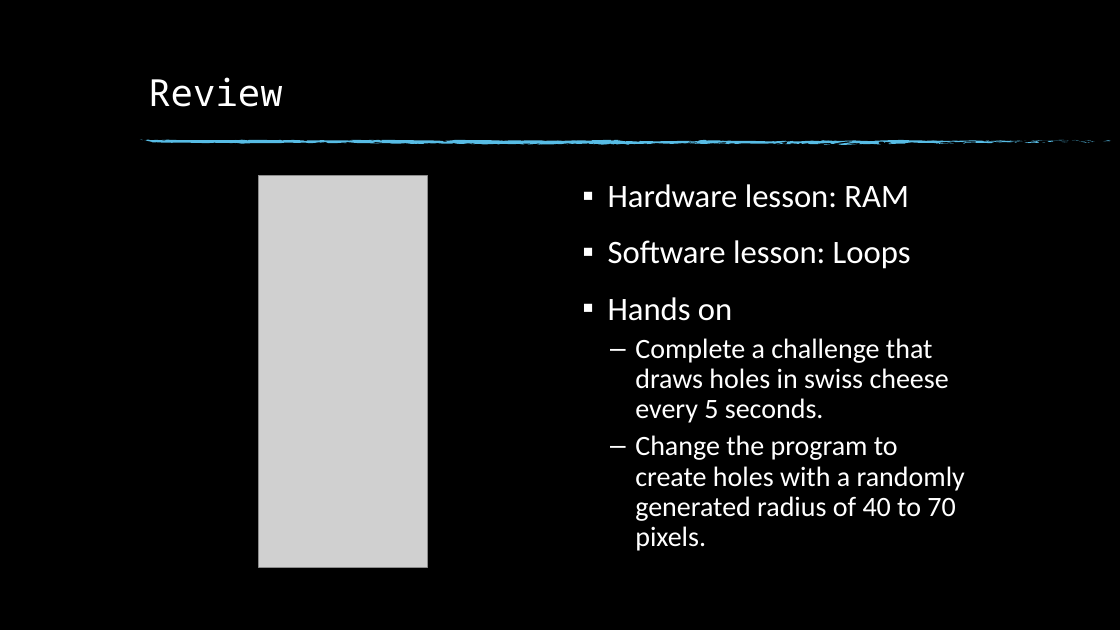
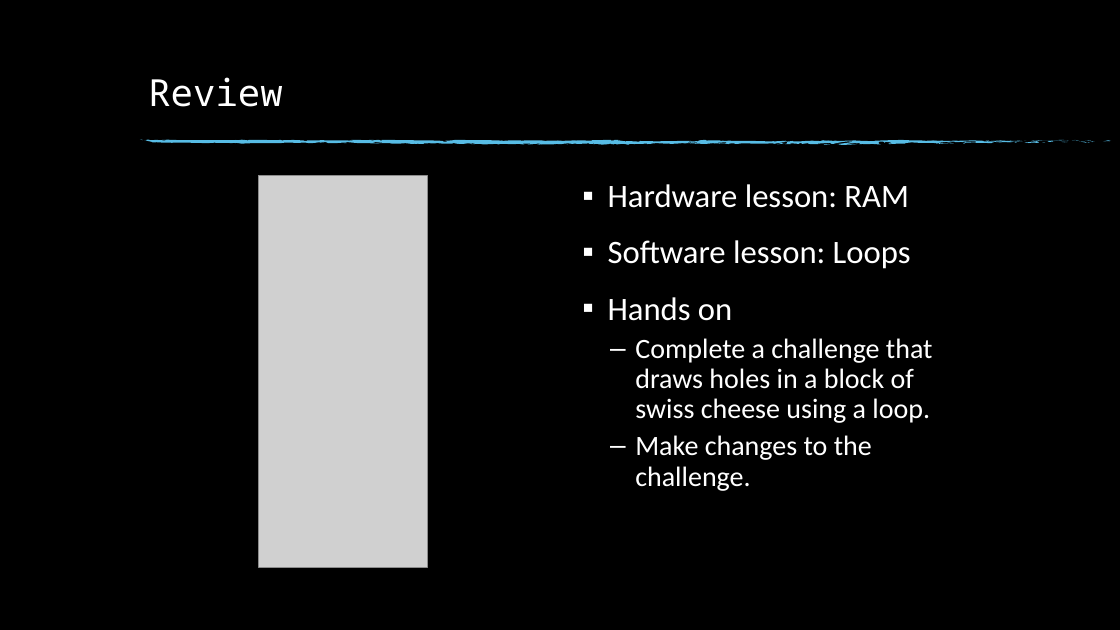
Before and after one commit to doherty100/kidzhackphilly, a slide deck: slide 3 of 04-storage-and-variables/04-storage-and-variables.pptx. Drawn at 1120x630 pixels with LibreOffice and Linux fonts; fonts in the diff are those of the drawing; grey boxes stand for pictures; background and template pictures are left out. Boxes give left, top, right and bottom in pixels: in the first picture for what was removed or moved away, otherwise in the second. Text is boxed around its words. In the diff, an @@ line names an element or a change of style, - is before the commit and + after.

```diff
--- a/04-storage-and-variables/04-storage-and-variables.pptx
+++ b/04-storage-and-variables/04-storage-and-variables.pptx
@@ text at (x1=635, y1=338, x2=933, y2=491): text changed @@
-  – Complete a challenge that draws holes in swiss cheese every 5 seconds.
-  – Change the program to create holes with a randomly generated radius of 40 to 70 pixels.
+  – Complete a challenge that draws holes in a block of swiss cheese using a loop.
+  – Make changes to the challenge.
```
Also in this commit, not shown: 1 other slide changed, 1 slide added, 1 other file.
